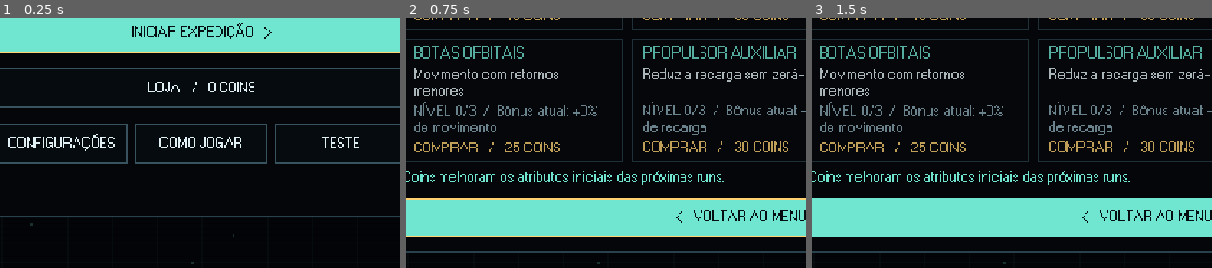
Above: before the commit, frames 1-3 (left to right).
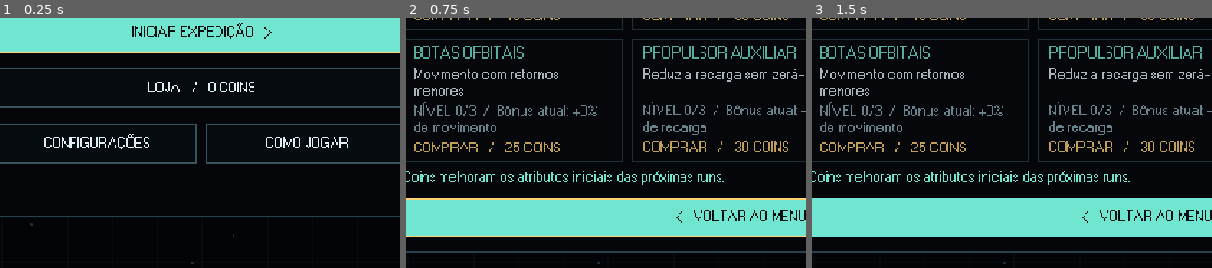
Above: after the commit, the same moments.

Repository: Honorato1337/Noctir
Game: Godot game, scene res://scenes/main.tscn
Two runs of this game, one before a commit and one after it. Both use one fixed random seed, a clock stepped at 60 frames per second and the inputs below. Sound files missing from this copy of the repository are replaced by a short silence.
Inputs:
- Up to frame 1 (0.25 s): no input
- Up to frame 2 (0.75 s): click "LOJA / 0 COINS" at 0.5 s
- Up to frame 3 (1.5 s): click "ATRIBUTOS" at 1.25 s
The pictures show only the part of the screen within x 8-58%, y 49-99%; the shares and areas given below are measured in that part.

The runs differ from the first frame. In frame 1, 1.7% of the frame differs, in the area x 2-90%, y 42-59%; in frame 2, nothing differs; in frame 3, nothing differs.

Commit message:
Restringe testes a acesso de desenvolvedor com senha nas configuracoes

Diff:
--- a/project.godot
+++ b/project.godot
@@ -11,7 +11,7 @@
 [application]
 
 config/name="One More Orbit"
-config/version="0.2.0"
+config/version="0.2.1"
 config/use_custom_user_dir.windows=true
 config/custom_user_dir_name.windows="Godot/app_userdata/NOCTIR- One More Orbit"
 run/main_scene="res://scenes/main.tscn"
--- a/scenes/ui/main_menu.tscn
+++ b/scenes/ui/main_menu.tscn
@@ -107,6 +107,7 @@
 text = "COMO JOGAR"
 
 [node name="TestButton" type="Button" parent="Center/Layout/Content/Mission/Box/MenuActions" unique_id=1855754352]
+visible = false
 custom_minimum_size = Vector2(0, 58)
 layout_mode = 2
 size_flags_horizontal = 3
--- a/scenes/ui/settings_menu.tscn
+++ b/scenes/ui/settings_menu.tscn
@@ -185,6 +185,50 @@
 columns = 4
 theme_override_constants/h_separation = 14
 theme_override_constants/v_separation = 8
+[node name="Desenvolvedor" type="VBoxContainer" parent="Center/Card/Box/Tabs"]
+layout_mode = 2
+theme_override_constants/separation = 18
+
+[node name="Title" type="Label" parent="Center/Card/Box/Tabs/Desenvolvedor"]
+layout_mode = 2
+theme_override_font_sizes/font_size = 28
+text = "ACESSO DO DESENVOLVEDOR"
+
+[node name="DeveloperNotice" type="Label" parent="Center/Card/Box/Tabs/Desenvolvedor"]
+layout_mode = 2
+autowrap_mode = 2
+text = "Área restrita ao desenvolvedor. Digite a senha para acessar os testes."
+
+[node name="DeveloperPassword" type="LineEdit" parent="Center/Card/Box/Tabs/Desenvolvedor"]
+layout_mode = 2
+custom_minimum_size = Vector2(0, 54)
+secret = true
+max_length = 64
+placeholder_text = "Senha"
+theme_override_font_sizes/font_size = 22
+
+[node name="UnlockDeveloperButton" type="Button" parent="Center/Card/Box/Tabs/Desenvolvedor"]
+layout_mode = 2
+custom_minimum_size = Vector2(0, 52)
+text = "DESBLOQUEAR"
+
+[node name="DeveloperTestsButton" type="Button" parent="Center/Card/Box/Tabs/Desenvolvedor"]
+visible = false
+layout_mode = 2
+custom_minimum_size = Vector2(0, 52)
+text = "ABRIR TESTES DE ARENAS"
+
+[node name="LockDeveloperButton" type="Button" parent="Center/Card/Box/Tabs/Desenvolvedor"]
+visible = false
+layout_mode = 2
+custom_minimum_size = Vector2(0, 52)
+text = "BLOQUEAR ACESSO"
+
+[node name="SessionHint" type="Label" parent="Center/Card/Box/Tabs/Desenvolvedor"]
+layout_mode = 2
+autowrap_mode = 2
+text = "O acesso é bloqueado novamente ao fechar o jogo."
+
 [node name="SettingsNotice" type="Label" parent="Center/Card/Box"]
 layout_mode = 2
 text = "Os ajustes são salvos automaticamente."
--- a/scripts/game.gd
+++ b/scripts/game.gd
@@ -96,6 +96,8 @@
 var rng := RandomNumberGenerator.new()
 var chosen_upgrades: Array[String] = []
 var smoke_mode := false
+const DEVELOPER_PASSWORD_HASH := "36247c6dbfe4bea703caf8208399b5689bd983227ca42bfedd47013ccd60bcb6"
+var developer_unlocked := false
 var practice_mode := false
 var practice_invincible := true
 var practice_equipment := "mine"
@@ -217,6 +219,7 @@
 	return SURVIVAL_PLANET if run_mode == "endless" else Planets.DATA[planet_index]
 
 func start_run(as_practice: bool = false, initial_room: int = 0, mode: String = "medium", game_mode: String = "campaign") -> void:
+	if as_practice and not developer_unlocked: return
 	settle_run()
 	run_mode = "endless" if game_mode == "endless" and not as_practice else "campaign"
 	practice_mode = as_practice
@@ -806,6 +809,7 @@
 	bind_button("ControlsButton", show_controls)
 	bind_button("PermanentShopButton", show_permanent_shop)
 	bind_button("SettingsButton", show_settings)
+	panel.find_child("TestButton", true, false).visible = developer_unlocked
 	bind_button("TestButton", show_test_menu)
 	update_menu_clock()
 
@@ -887,10 +891,46 @@
 		button.text = controls.key_text(action)
 		button.pressed.connect(begin_rebind.bind(action))
 		bindings.add_child(button)
+	var password: LineEdit = panel.find_child("DeveloperPassword", true, false)
+	password.text_submitted.connect(func(_text: String): unlock_developer())
+	bind_button("UnlockDeveloperButton", unlock_developer)
+	bind_button("DeveloperTestsButton", show_test_menu)
+	bind_button("LockDeveloperButton", lock_developer)
+	refresh_developer_settings()
 	bind_button("TestSoundButton", test_volume)
 	bind_button("BackButton", show_menu)
 	panel.find_child("Tabs", true, false).tab_changed.connect(settings_tab_changed)
 	refresh_audio_settings()
+
+func refresh_developer_settings() -> void:
+	if state != "settings" or not is_instance_valid(panel): return
+	panel.find_child("DeveloperPassword",true,false).visible = not developer_unlocked
+	panel.find_child("UnlockDeveloperButton",true,false).visible = not developer_unlocked
+	panel.find_child("DeveloperTestsButton",true,false).visible = developer_unlocked
+	panel.find_child("LockDeveloperButton",true,false).visible = developer_unlocked
+	panel.find_child("DeveloperNotice",true,false).text = "Acesso liberado nesta sessão." if developer_unlocked else "Área restrita ao desenvolvedor. Digite a senha para acessar os testes."
+
+func unlock_developer() -> void:
+	if state != "settings" or not is_instance_valid(panel): return
+	var password: LineEdit = panel.find_child("DeveloperPassword",true,false)
+	var valid := password.text.sha256_text() == DEVELOPER_PASSWORD_HASH
+	password.clear()
+	if not valid:
+		panel.find_child("DeveloperNotice",true,false).text = "Senha incorreta."
+		play_sfx("error")
+		password.grab_focus()
+		return
+	developer_unlocked = true
+	refresh_developer_settings()
+	panel.find_child("DeveloperTestsButton",true,false).grab_focus()
+	play_sfx("purchase")
+
+func lock_developer() -> void:
+	developer_unlocked = false
+	if state == "settings":
+		panel.find_child("DeveloperPassword",true,false).clear()
+		refresh_developer_settings()
+		panel.find_child("DeveloperPassword",true,false).grab_focus()
 
 func set_volume(value: float) -> void:
 	preferences.volume = clampf(value, 0, 100)
@@ -1155,6 +1195,7 @@
 	start_run(practice_mode, room if practice_mode else 0, run_difficulty, run_mode)
 
 func show_test_menu() -> void:
+	if not developer_unlocked: return
 	settle_run()
 	state = "testing"
 	show_screen("test")
@@ -1164,6 +1205,7 @@
 	bind_button("BackButton", show_menu)
 
 func start_practice(index: int, boss_only: bool = false) -> void:
+	if not developer_unlocked: return
 	var equipment: int = panel.find_child("TestEquipment", true, false).selected
 	practice_invincible = panel.find_child("TestInvincible", true, false).button_pressed
 	practice_equipment = ["mine", "turret", "beacon"][equipment]
@@ -1350,6 +1392,9 @@
 func settings_tab_changed(index: int) -> void:
 	remap_action = ""
 	panel.find_child("SettingsNotice", true, false).text = "Clique numa tecla para remapear. Esc cancela; teclas repetidas são trocadas." if index == 2 else "Os ajustes são salvos automaticamente."
+	if index == 3:
+		panel.find_child("SettingsNotice",true,false).text = "O acesso de desenvolvedor vale apenas para esta sessão."
+		if not developer_unlocked: panel.find_child("DeveloperPassword",true,false).grab_focus()
 
 func start_transfer() -> bool:
 	if state != "exit" or player.position.distance_to(portal) >= EXTRACTION_RANGE:
--- /dev/null
+++ b/tests/developer_access.gd
@@ -0,0 +1,58 @@
+extends SceneTree
+var failures := 0
+func _initialize() -> void: call_deferred("run")
+func check(ok: bool, detail: String) -> void:
+	print(("PASS: " if ok else "FAIL: ")+detail)
+	if not ok: failures += 1
+func run() -> void:
+	var game = load("res://scenes/main.tscn").instantiate()
+	game.smoke_mode = true
+	root.add_child(game)
+	game.set_physics_process(false)
+	check(not game.developer_unlocked and not game.panel.find_child("TestButton",true,false).visible, "player menu hides tests by default")
+	game.show_test_menu()
+	check(game.state == "menu", "locked developer cannot enter test menu")
+	game.start_run(true)
+	check(not game.run_active, "locked developer cannot start practice directly")
+	game.show_settings()
+	game.panel.find_child("Tabs",true,false).current_tab = 3
+	var password: LineEdit = game.panel.find_child("DeveloperPassword",true,false)
+	check(password.secret and password.visible and not game.panel.find_child("DeveloperTestsButton",true,false).visible, "developer tab masks password and hides test access")
+	password.text = "wrong password"
+	game.panel.find_child("UnlockDeveloperButton",true,false).pressed.emit()
+	check(not game.developer_unlocked and password.text.is_empty() and game.panel.find_child("DeveloperNotice",true,false).text == "Senha incorreta.", "wrong password is rejected and cleared")
+	if "--preview" in OS.get_cmdline_user_args():
+		game.panel.find_child("DeveloperNotice",true,false).text = "Área restrita ao desenvolvedor. Digite a senha para acessar os testes."
+		for i in 4: await process_frame
+		await RenderingServer.frame_post_draw
+		root.get_texture().get_image().save_png("res://docs/preview-developer-settings.png")
+	var supplied := OS.get_environment("OMO_DEV_TEST_PASSWORD")
+	if supplied.is_empty():
+		check(false,"valid-password test requires OMO_DEV_TEST_PASSWORD")
+	else:
+		password.text = supplied
+		password.text_submitted.emit(password.text)
+		check(game.developer_unlocked and password.text.is_empty() and not password.visible, "correct password unlocks via Enter without retaining password")
+		check(game.panel.find_child("DeveloperTestsButton",true,false).visible, "unlocked developer can open arenas from settings")
+		game.show_menu()
+		check(game.panel.find_child("TestButton",true,false).visible, "test shortcut is visible only after session unlock")
+		game.panel.find_child("TestButton",true,false).pressed.emit()
+		check(game.state == "testing", "unlocked developer opens test menu")
+		game.panel.find_child("TestArena1",true,false).pressed.emit()
+		check(game.practice_mode and game.state == "playing", "unlocked developer can run authored arena tests")
+		game.show_menu()
+		game.show_settings()
+		game.panel.find_child("LockDeveloperButton",true,false).pressed.emit()
+		check(not game.developer_unlocked, "developer can lock access again")
+		game.show_menu()
+		check(not game.panel.find_child("TestButton",true,false).visible, "locking hides menu shortcut again")
+		game.start_run()
+		check(game.state == "playing" and not game.practice_mode, "normal expedition remains available while developer locked")
+	var fresh = load("res://scenes/main.tscn").instantiate()
+	fresh.smoke_mode = true
+	root.add_child(fresh)
+	check(not fresh.developer_unlocked, "new game session starts locked")
+	fresh.queue_free()
+	game.queue_free()
+	await process_frame
+	quit(failures)
--- a/tests/difficulty.gd
+++ b/tests/difficulty.gd
@@ -62,6 +62,7 @@
  var previous: int = game.progression.coins
  game.start_run(false, 0, "easy")
  check(game.progression.coins == previous+150, "switching modes settles previous run with its original multiplier")
+ game.developer_unlocked = true
  game.start_run(true, 0, "hard")
  check(game.run_difficulty == "medium" and not game.contracts.enabled, "practice uses baseline difficulty and no contracts")
  game.score = 10000
--- a/tests/expansion_preview.gd
+++ b/tests/expansion_preview.gd
@@ -14,6 +14,7 @@
 	game.smoke_mode = true
 	root.add_child(game)
 	game.set_physics_process(false)
+	game.developer_unlocked = true
 	game.show_test_menu()
 	await shot("arena-test-menu")
 	game.panel.find_child("TestBoss13").pressed.emit()
--- a/tools/capture_repository.gd
+++ b/tools/capture_repository.gd
@@ -35,6 +35,11 @@
 	game.progression = load("res://scripts/progression.gd").new()
 	game.progression.abilities.berserk = 1
 	await shot("01-menu")
+	if "--menu-only" in OS.get_cmdline_user_args():
+		game.queue_free()
+		await process_frame
+		quit()
+		return
 	for sector in 3:
 		game.start_run(false,[2,4,11][sector],"medium")
 		game.player.immunity = 999
Binary file changed: docs/media/01-menu.png
Binary file added: docs/preview-developer-settings.png
Not shown, changed: export_presets.cfg
Not shown, added: tests/developer_access.gd.uid
Not shown, changed: README.md
Not shown, changed: docs/EXPORTACAO.md
